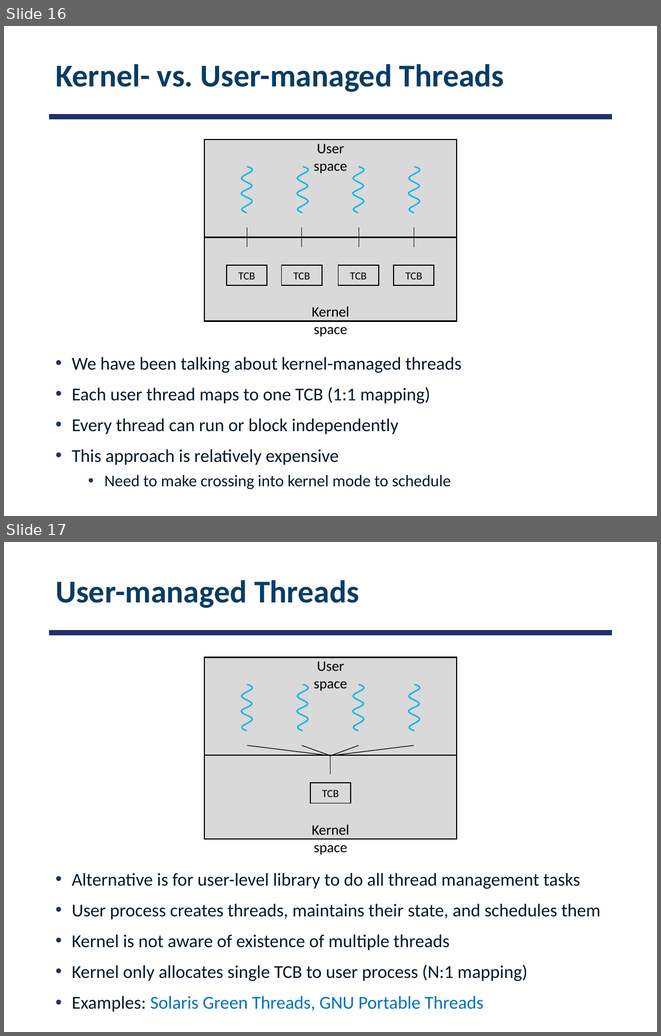
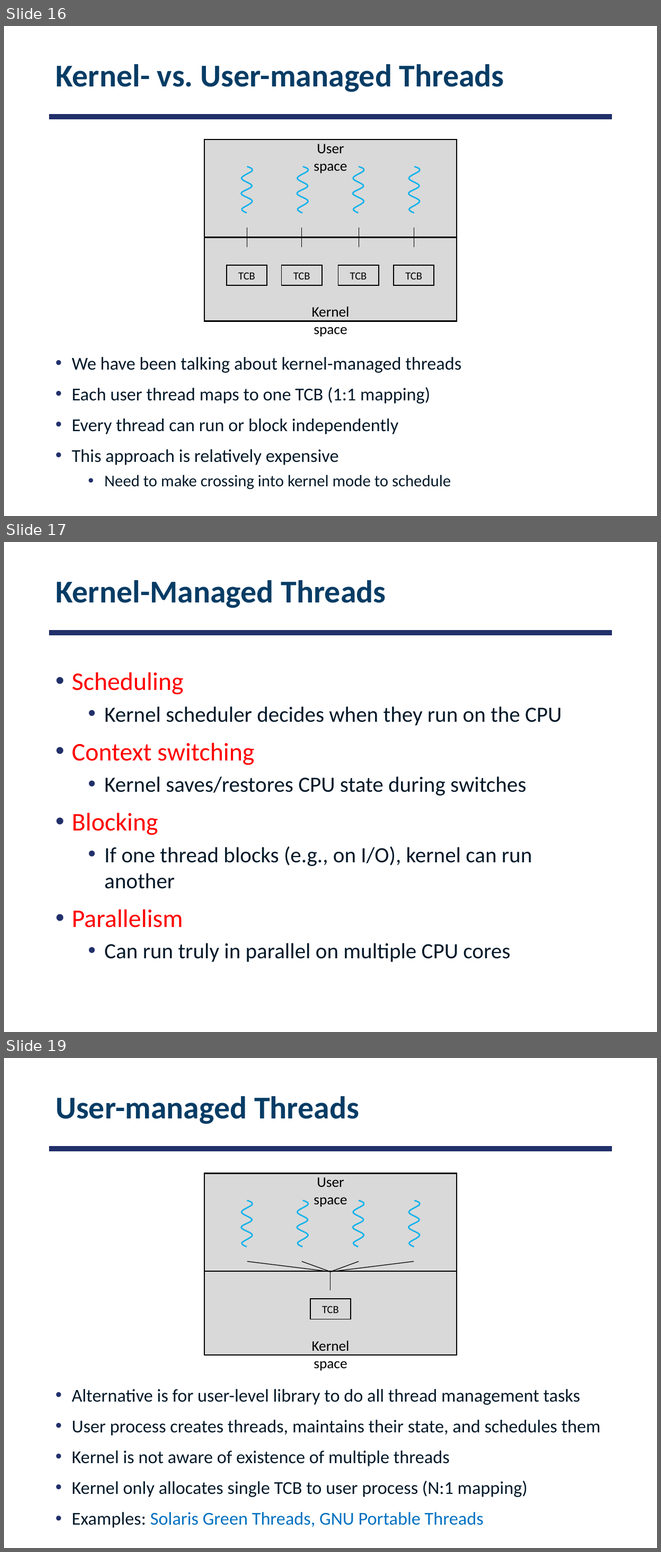
Before and after one commit to smajidzahedi/ECE350, a slide deck: Lectures/03-multithreaded.pptx. Shown one above the other, each under a label of ours: slides 16 and 17 before the commit, slides 16, 17 and 19 after it; the slides between them are not shown. The pictures are 661x1036 and 661x1552 pixels, drawn with LibreOffice and Linux fonts; fonts in the diff are those of the drawing. Boxes give left, top, right and bottom in pixels: in the first picture for what was removed or moved away, otherwise in the second. Text is boxed around its words. In the diff, an @@ line names an element or a change of style, - is before the commit and + after.

Commit message:
user-managed threads

```diff
--- a/Lectures/03-multithreaded.pptx
+++ b/Lectures/03-multithreaded.pptx
@@ slide 17 added at (x1=4, y1=542, x2=657, y2=1032), background #FFFFFF; not listed: 1 template element that a slide beside it also shows @@
@@ title added at (x1=55, y1=580, x2=386, y2=608), 35 pt, text #073C65, bold @@
+Kernel-Managed Threads
@@ text added at (x1=72, y1=672, x2=562, y2=962), 24 pt, text #031828 @@
+• Scheduling
+  • Kernel scheduler decides when they run on the CPU
+• Context switching
+  • Kernel saves/restores CPU state during switches
+• Blocking
+  • If one thread blocks (e.g., on I/O), kernel can run another
+• Parallelism
+  • Can run truly in parallel on multiple CPU cores
@@ what was slide 17 is now slide 19 @@
```
Also in this commit, not shown: 2 slides changed, 3 other slides added, 3 other files.
